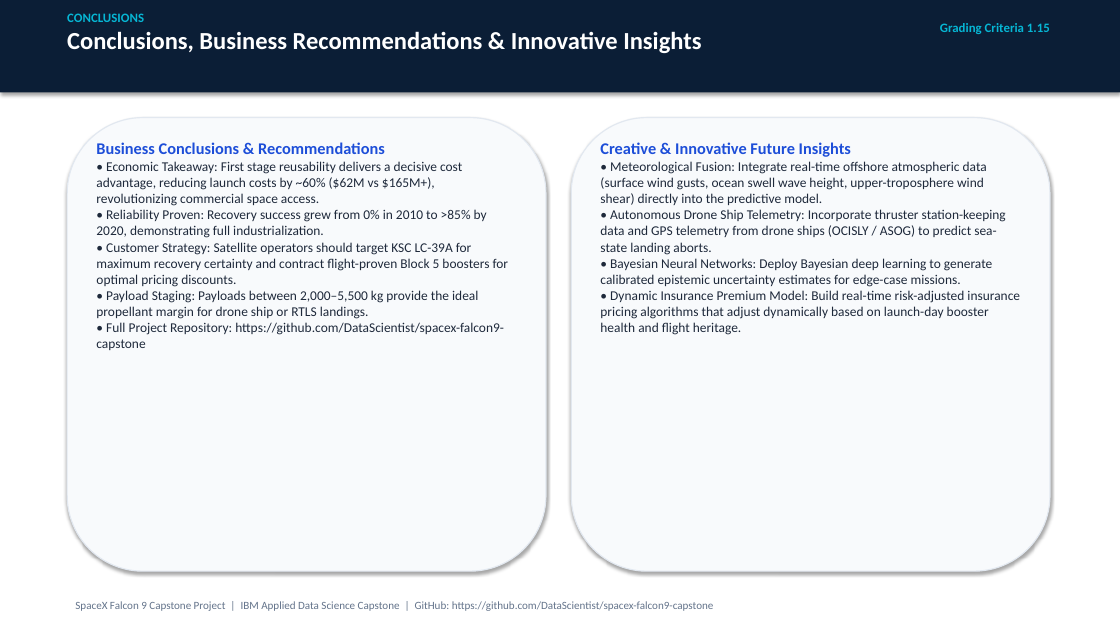
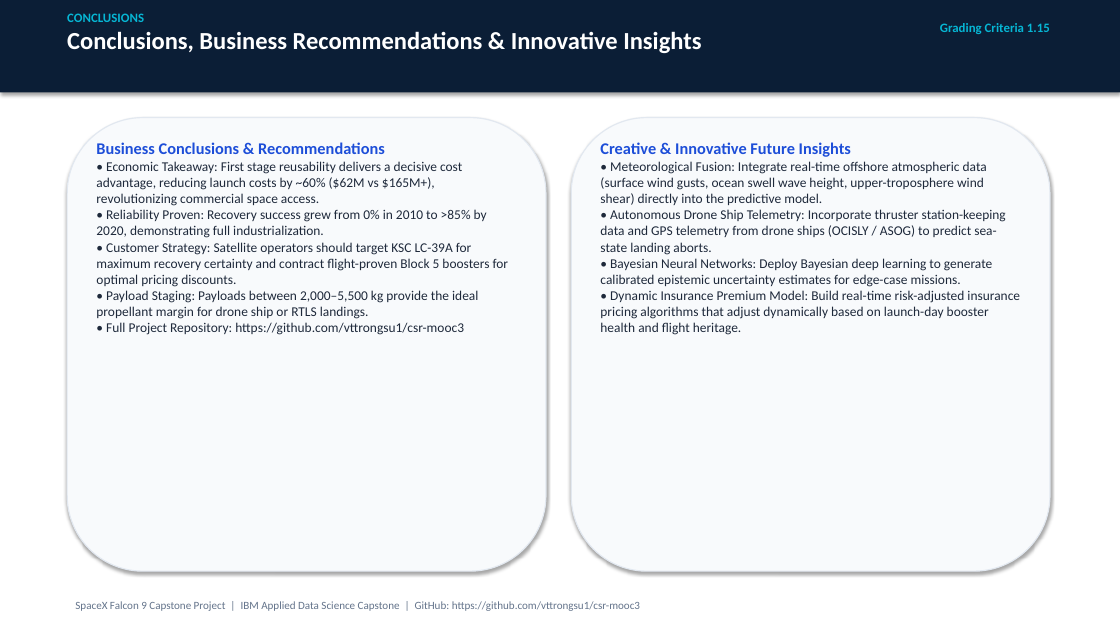
Before and after one commit to vttrongsu1/csr-mooc3, a slide deck: slide 21 of Data Science Capstone Project Report.pptx. Drawn at 1120x630 pixels with LibreOffice and Linux fonts; fonts in the diff are those of the drawing. Boxes give left, top, right and bottom in pixels: in the first picture for what was removed or moved away, otherwise in the second. Text is boxed around its words. In the diff, an @@ line names an element or a change of style, - is before the commit and + after.

Commit message:
Update repository URL to https://github.com/vttrongsu1/csr-mooc3 across all reports and slides

```diff
--- a/Data Science Capstone Project Report.pptx
+++ b/Data Science Capstone Project Report.pptx
@@ text at (106, 322, 464, 335): text changed @@
-• Full Project Repository: https://github.com/DataScientist/spacex-falcon9-capstone
+• Full Project Repository: https://github.com/vttrongsu1/csr-mooc3
@@ text at (75, 601, 640, 611): text changed @@
-SpaceX Falcon 9 Capstone Project | IBM Applied Data Science Capstone | GitHub: https://github.com/DataScientist/spacex-falcon9-capstone
+SpaceX Falcon 9 Capstone Project | IBM Applied Data Science Capstone | GitHub: https://github.com/vttrongsu1/csr-mooc3
```
Also in this commit, not shown: 20 other slides changed, 4 other files.
